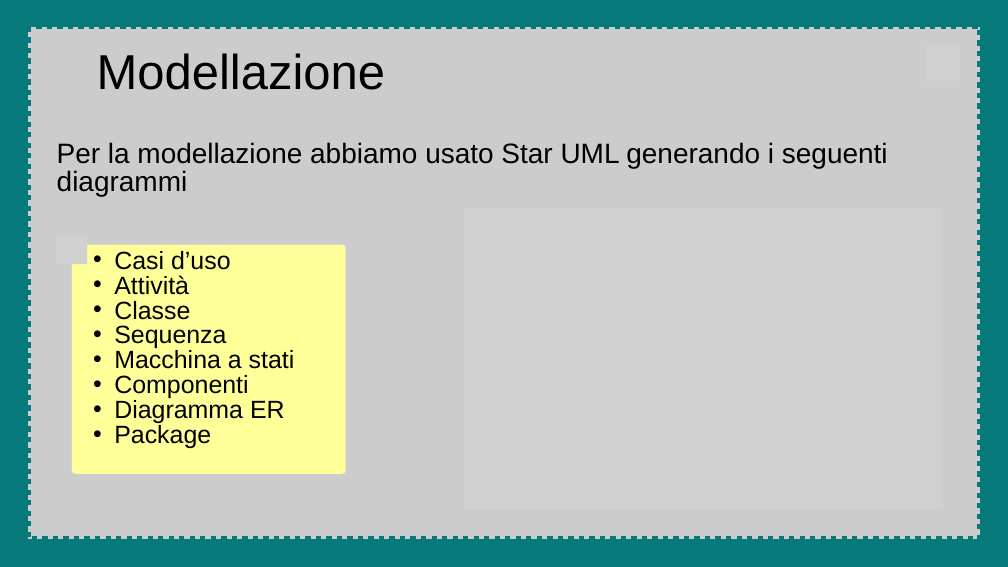
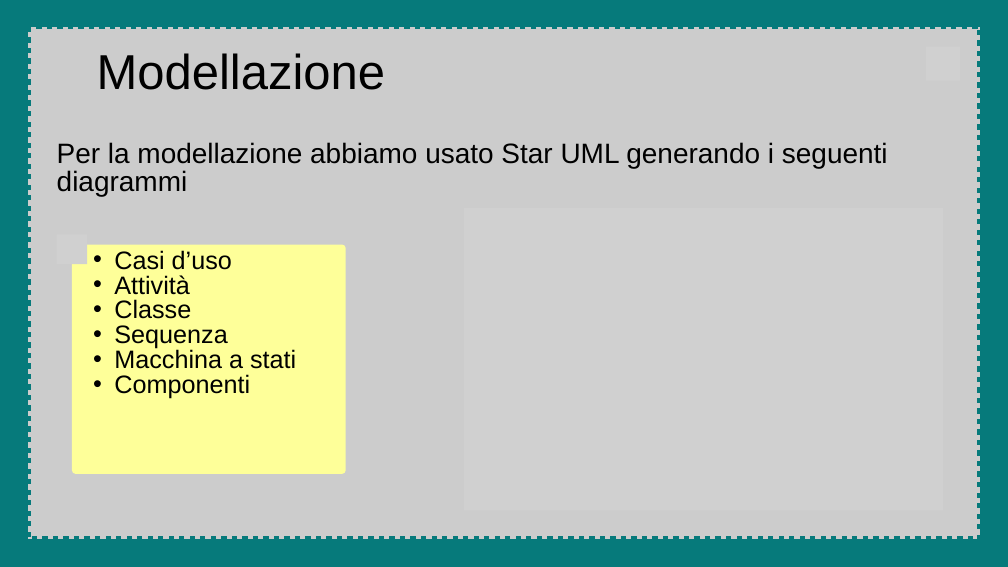
Before and after one commit to ColoErMejo/Fatturify_IngSoftware23-24, a slide deck: slide 13 of Documentazione/Progetto ingegneria del software.pptx. Drawn at 1008x567 pixels with LibreOffice and Linux fonts; fonts in the diff are those of the drawing; grey boxes stand for pictures. Boxes give left, top, right and bottom in pixels: in the first picture for what was removed or moved away, otherwise in the second. Text is boxed around its words. In the diff, an @@ line names an element or a change of style, - is before the commit and + after.

```diff
--- a/Documentazione/Progetto ingegneria del software.pptx
+++ b/Documentazione/Progetto ingegneria del software.pptx
@@ text "Casi d’uso" at [114, 250, 296, 399]: size 35.6 to 36 pt @@
@@ text at [114, 398, 285, 448]: paragraphs removed @@
-  • Diagramma ER
-  • Package
```
Also in this commit, not shown: 2 other slides changed, 5 other files.
